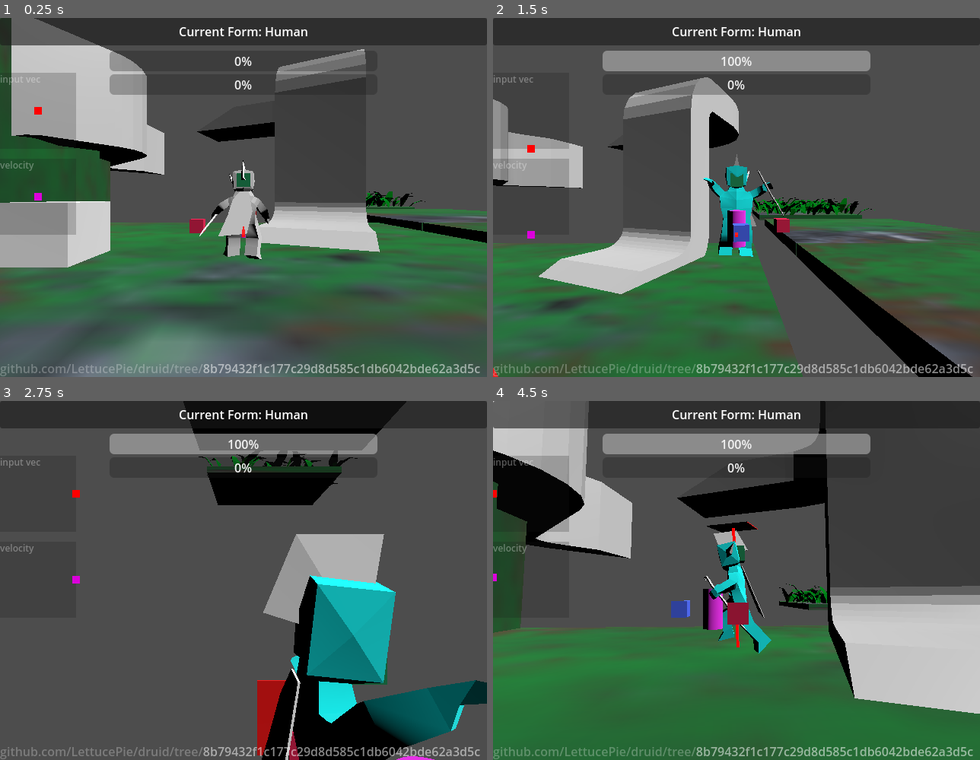
Above: before the commit, frames 1-4 (two rows, left to right).
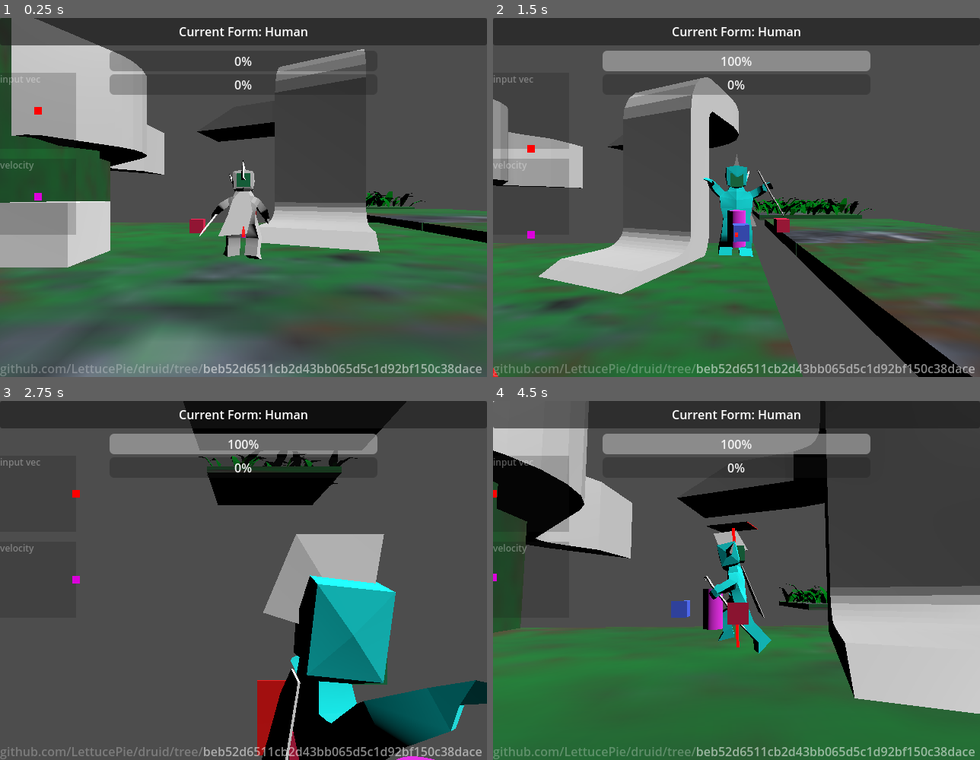
Above: after the commit, the same moments.

Repository: LettucePie/druid
Game: Godot game, scene res://playscenes/play_0.tscn
Same seed, same stepped clock (60 frames per second), same inputs: the game is played once before the commit and once after it.
Inputs (mouse positions are in pixels of both pictures, inside the frame that each line leads up to):
- Up to frame 1 (0.25 s): no input
- Up to frame 2 (1.5 s): tap Enter (ui_accept) at 0.5 s; move the mouse to (736, 369) at 0.52 s; hold D (move_right) 0.53-1.28 s; tap M (special) at 0.6 s; tap Space (jump) at 0.77, 0.8, 1.07, 1.35 s; move the mouse to (639, 215) at 1.27 s; hold S (move_down) from 1.28 s (still down)
- Up to frame 3 (2.75 s): tap Space (jump) at 1.52, 1.82, 2.3 s; tap M (special) at 1.55 s; move the mouse to (292, 501) at 2.02 s; release S (move_down) at 2.03 s; hold D (move_right) from 2.03 s (still down); hold Right mouse button (aim) from 2.03 s (still down)
- Up to frame 4 (4.5 s): move the mouse to (712, 652) at 2.77 s; release D (move_right) at 2.78 s; release Right mouse button (aim) at 2.78 s; hold W (move_up) 2.78-3.53 s; tap N (attack) at 2.85 s; tap Space (jump) at 3.02, 3.32, 3.77, 3.8, 4.07 s; tap M (special) at 3.05 s; move the mouse to (882, 634) at 3.52 s; hold A (move_left) from 3.53 s (still down); tap K (cam_down) at 3.6 s; move the mouse to (590, 526) at 4.27 s; tap J (cam_left) at 4.35 s

The runs differ from the first frame. In frame 1, 0.8% of the frame differs, in the area x 41-99%, y 96-99%; in frame 2, 0.9%; in frame 3, 0.9%; in frame 4, 0.9%.

Commit message:
distinguish angle of input against velocity buffer for dodge animations

Diff:
--- a/core/player.gd
+++ b/core/player.gd
@@ -584,7 +584,19 @@
 		and ((jump_velocity != Vector3.ZERO and air_dodge < 1) \
 		or jump_velocity == Vector3.ZERO):
 			print("Wolf Dodge")
-			print("move_direction: ", move_direction.normalized(), " | velocity: ", velocity.normalized())
+			var angle : float = move_direction.normalized().signed_angle_to(
+				velocity_buffer[2].normalized(),
+				get_up_direction()
+			)
+			var negative : bool = angle < 0.0
+			angle = abs(angle) / PI
+			print(PI, " ", angle)
+			if angle < 0.33:
+				print("Front Dodge")
+			elif angle >= 0.33 and angle < 0.60:
+				print("Side Dodge -- Left = ", negative)
+			else:
+				print("Back Dodge")
 			dodge_cooldown = 15
 			dodge_active = 10
 			dodge_direction = move_direction.normalized()
--- a/core/player.tscn
+++ b/core/player.tscn
@@ -276,34 +276,34 @@
 transform = Transform3D(-0.312618, 0, -2.73299e-08, 0, 0.312618, 0, 2.73299e-08, 0, -0.312618, 0, 0.143265, 0)
 
 [node name="Skeleton3D" parent="human_node/human_model/human_armature" index="0"]
-bones/0/position = Vector3(0, -0.16242, -0.10598)
+bones/0/position = Vector3(0, -0.159243, -0.10598)
 bones/0/rotation = Quaternion(0.0914123, -0.00244562, -0.0016501, 0.995809)
-bones/1/rotation = Quaternion(-0.0149486, -0.00086048, 0.797806, 0.602728)
+bones/1/rotation = Quaternion(-0.0137104, 0.00451229, 0.797656, 0.60294)
 bones/2/rotation = Quaternion(0.0834039, -0.0313383, 0.324214, 0.941779)
 bones/3/rotation = Quaternion(0.317049, 0.0415371, 0.0138462, 0.947398)
-bones/5/rotation = Quaternion(7.68416e-05, -0.0138863, 0.00350356, 0.999897)
+bones/5/rotation = Quaternion(-0.00529617, -0.0138825, 0.00360593, 0.999883)
 bones/6/rotation = Quaternion(-0.0150778, -3.56578e-05, -0.000320333, 0.999886)
 bones/10/position = Vector3(-0.34512, -0.192523, -0.00858107)
-bones/10/rotation = Quaternion(-0.214675, 0.259651, 0.938955, 0.0697156)
-bones/11/rotation = Quaternion(-0.434472, 0.001198, -0.00276785, 0.900681)
+bones/10/rotation = Quaternion(-0.214865, 0.257075, 0.939663, 0.0691266)
+bones/11/rotation = Quaternion(-0.42778, 0.00117744, -0.00277666, 0.903878)
 bones/12/rotation = Quaternion(-0.0599468, -0.00843683, -0.742144, 0.667501)
-bones/13/rotation = Quaternion(-0.0809241, -0.0159466, -0.282182, 0.955809)
+bones/13/rotation = Quaternion(-0.0811926, -0.0165064, -0.280497, 0.956273)
 bones/14/rotation = Quaternion(0.395912, -0.0344117, -0.113618, 0.910582)
 bones/17/position = Vector3(0.358753, -0.19082, -0.0116346)
-bones/17/rotation = Quaternion(0.0963415, 0.366847, 0.9211, -0.0878445)
-bones/18/rotation = Quaternion(-0.299022, -0.0946368, -0.0167567, 0.949394)
+bones/17/rotation = Quaternion(0.0968103, 0.361912, 0.92305, -0.0873276)
+bones/18/rotation = Quaternion(-0.29145, -0.0947673, -0.0160024, 0.951746)
 
 [node name="ear_a" parent="human_node/human_model/human_armature/Skeleton3D" index="0"]
-transform = Transform3D(0.999448, -0.00253311, -0.0331121, -0.00254393, 0.988317, -0.152392, 0.0331113, 0.152392, 0.987765, 0.00067578, 1.6759, 0.216219)
+transform = Transform3D(0.999448, -0.00253311, -0.0331121, -0.0021879, 0.989898, -0.141767, 0.0331367, 0.141761, 0.989346, 0.000675777, 1.68039, 0.207824)
 
 [node name="hair_a" parent="human_node/human_model/human_armature/Skeleton3D" index="1"]
-transform = Transform3D(0.999448, -0.00253311, -0.0331121, -0.00254393, 0.988317, -0.152392, 0.0331113, 0.152392, 0.987765, 0.00858762, 2.10337, 0.010246)
+transform = Transform3D(0.999448, -0.00253311, -0.0331121, -0.0021879, 0.989898, -0.141767, 0.0331367, 0.141761, 0.989346, 0.00858761, 2.10562, -0.0027308)
 
 [node name="cape" parent="human_node/human_model/human_armature/Skeleton3D" index="2"]
-transform = Transform3D(0.999449, -0.0329398, 0.00416953, 0.0331982, 0.993461, -0.109238, -0.000543989, 0.109316, 0.994007, -0.0395435, 1.19926, -0.293561)
+transform = Transform3D(0.999449, -0.0329398, 0.00416954, 0.0331904, 0.994579, -0.0985484, -0.00090076, 0.0986325, 0.995124, -0.0395435, 1.19829, -0.296803)
 
 [node name="staff_a" parent="human_node/human_model/human_armature/Skeleton3D" index="3"]
-transform = Transform3D(0.430041, -0.284245, 0.856895, 0.841561, 0.46985, -0.266489, -0.326864, 0.835731, 0.441264, 1.36237, -0.0101778, 0.209793)
+transform = Transform3D(0.426782, -0.28551, 0.858103, 0.843036, 0.469043, -0.263227, -0.327333, 0.835753, 0.440874, 1.36526, -0.00451548, 0.209648)
 
 [node name="standin_floor" parent="human_node/human_model" index="1"]
 visible = false
@@ -340,16 +340,16 @@
 [node name="Skeleton3D" parent="wolf_node/wolf_model/Armature" index="0"]
 bones/1/rotation = Quaternion(0.656745, -8.93774e-16, -8.93774e-16, 0.754113)
 bones/2/rotation = Quaternion(0.12946, 1.04057e-15, -9.22106e-17, 0.991585)
-bones/3/rotation = Quaternion(-0.339961, -7.56528e-18, 5.93508e-17, 0.94044)
-bones/4/rotation = Quaternion(-0.26595, 1.69778e-18, 6.46309e-17, 0.963987)
+bones/3/rotation = Quaternion(-0.335117, -7.1999e-18, 5.93564e-17, 0.942177)
+bones/4/rotation = Quaternion(-0.270283, 1.40711e-18, 6.46379e-17, 0.962781)
 bones/5/rotation = Quaternion(0.456607, 1.48065e-22, -1.01387e-16, 0.889668)
 bones/6/rotation = Quaternion(0.859775, 0.204093, 0.0176992, -0.467782)
 bones/7/rotation = Quaternion(0.859775, -0.204093, -0.0176992, -0.467782)
-bones/8/position = Vector3(0.903733, 0.956195, 1.19338)
-bones/8/rotation = Quaternion(0.805936, 6.25624e-18, 7.1838e-18, 0.592003)
+bones/8/position = Vector3(0.903733, 0.973466, 1.18239)
+bones/8/rotation = Quaternion(0.803157, 6.22257e-18, 7.213e-18, 0.595768)
 bones/9/rotation = Quaternion(0.102258, 1.18584e-07, 1.21901e-08, 0.994758)
-bones/12/position = Vector3(-0.903733, 0.956195, 1.19338)
-bones/12/rotation = Quaternion(0.805936, 6.25624e-18, 7.1838e-18, 0.592003)
+bones/12/position = Vector3(-0.903733, 0.973466, 1.18239)
+bones/12/rotation = Quaternion(0.803157, 6.22257e-18, 7.213e-18, 0.595768)
 bones/13/rotation = Quaternion(0.102258, 1.18584e-07, 1.21901e-08, 0.994758)
 bones/16/rotation = Quaternion(0.649191, -0.000736844, -0.092586, 0.754969)
 bones/17/rotation = Quaternion(0.560286, -0.0218214, 0.0589299, 0.825912)
--- a/project.godot
+++ b/project.godot
@@ -14,7 +14,7 @@
 run/main_scene="res://playscenes/play_0.tscn"
 config/features=PackedStringArray("4.2", "Mobile")
 config/icon="res://icon.svg"
-config/git_sha="8b79432f1c177c29d8d585c1db6042bde62a3d5c"
+config/git_sha="beb52d6511cb2d43bb065d5c1d92bf150c38dace"
 
 [display]
 
